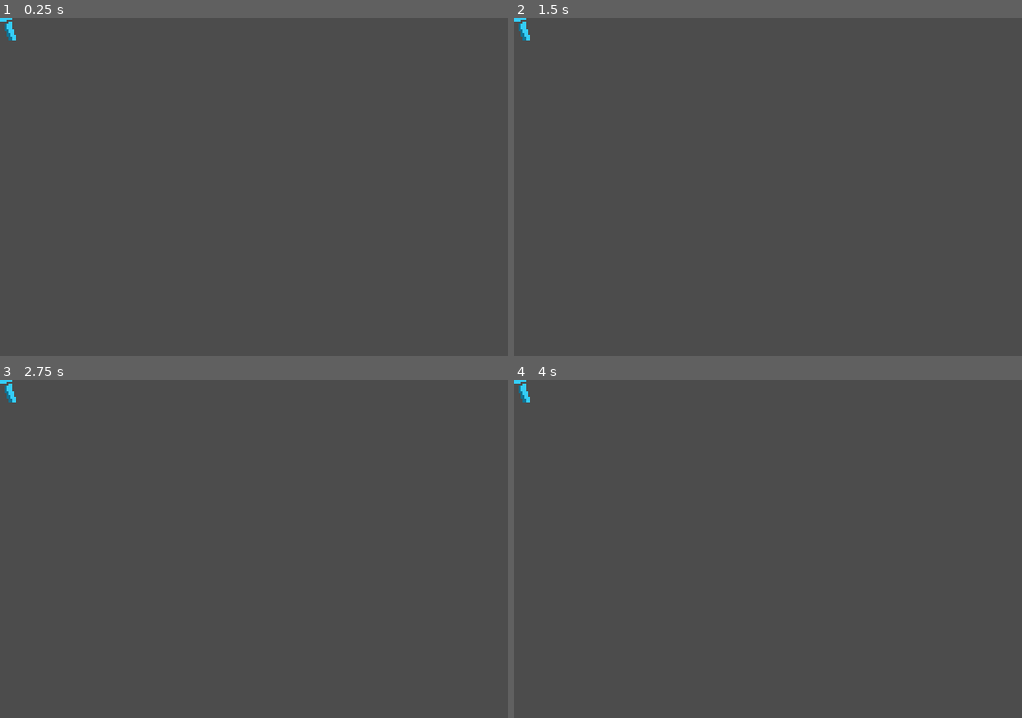
Above: before the commit, frames 1-4 (two rows, left to right).
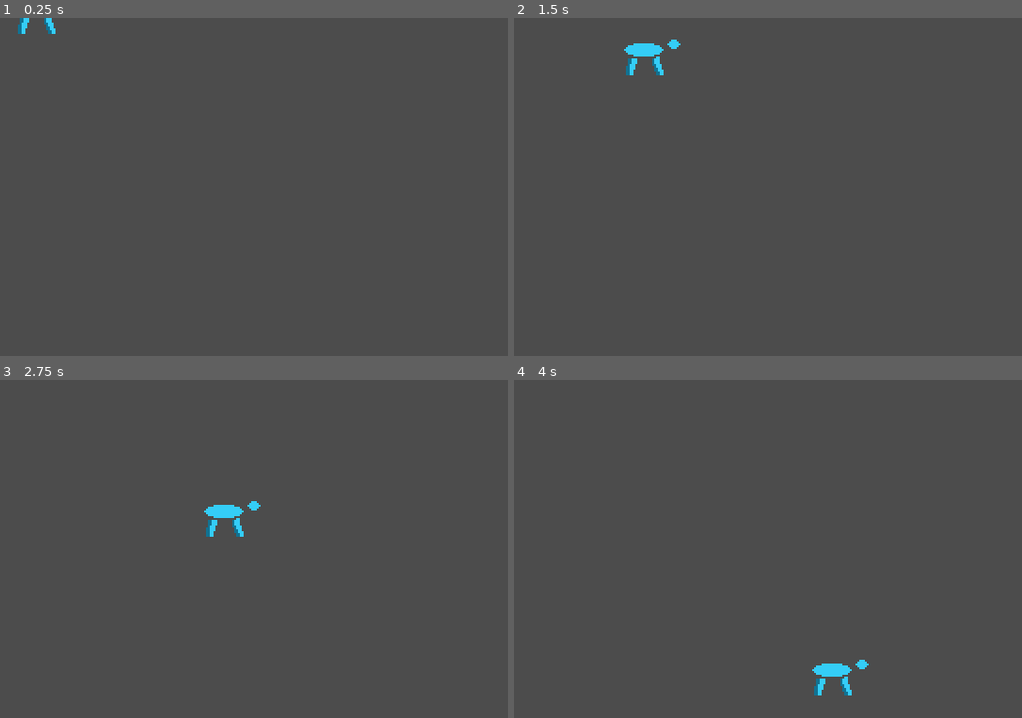
Above: after the commit, the same moments.

Repository: Frikar/Tao-game
Game: Godot game, scene res://src/Objects/Enemies/Enemy1/Enemy1.tscn
Two runs of this game, one before a commit and one after it. Both use one fixed random seed, a clock stepped at 60 frames per second and the inputs below. The project has no main scene, so this scene is started directly.
Inputs:
- Up to frame 1 (0.25 s): no input
- Up to frame 2 (1.5 s): hold Right (ui_right) from 0.53 s (still down); tap Up (ui_up) at 0.77 s
- Up to frame 3 (2.75 s): tap Up (ui_up) at 1.52 s; release Right (ui_right) at 2.03 s; hold Left (ui_left) from 2.03 s (still down)
- Up to frame 4 (4 s): release Left (ui_left) at 2.78 s; hold Right (ui_right) from 2.78 s (still down); tap Up (ui_up) at 3.02, 3.77 s

The runs differ from the first frame. In frame 1, 0.3% of the frame differs, in the area x 0-11%, y 0-7%; in frame 2, 0.6%, in the area x 0-33%, y 0-17%; in frame 3, 0.6%; in frame 4, 0.6%.

Commit message:
Salto del enemigo

Diff:
--- a/src/Objects/Enemies/Enemy1/Enemy1.gd
+++ b/src/Objects/Enemies/Enemy1/Enemy1.gd
@@ -2,6 +2,8 @@
 
 #lista de variables heredadas
 #hp, attackDamage, velocity, movimiento, direction
+
+export (int) var jump_speed
 
 #Ademas de los metodos ya establecidos,
 #se pueden usar flip() para voltear el sprite
@@ -12,14 +14,29 @@
 
 func _ready():
 	._ready()
-	$AnimationPlayer.play("idle")
+	#$AnimationPlayer.play("idle")
 
 func _physics_process(delta):
-	pass
+	._physics_process(delta)
+	.move()
+
+	_move(delta)
 
 #Movimiento
-func move():
-	pass
+func _move(delta):
+	movimiento.y += gravity * delta
+	if is_on_floor():
+		movimiento.y = 0
+
+	if test_move(Transform2D(0, Vector2(position.x + 12 * direction, position.y)), Vector2(direction, 0)) && test_move(Transform2D(0, Vector2(position.x + 12 * direction, position.y + 8)), Vector2(direction, 0)):
+		jump()
+
+	elif (!test_move(Transform2D(0, Vector2(position.x + 12 * direction, position.y)), Vector2(0, 1)) && test_move(Transform2D(0, Vector2(position.x + 40 * direction, position.y)), Vector2(0, 1))):
+		jump()
+
+func jump():
+	if is_on_floor():
+		movimiento.y = jump_speed
 
 #Ataque del enemigo
 func attack():
--- a/src/Objects/Enemies/Enemy1/Enemy1.tscn
+++ b/src/Objects/Enemies/Enemy1/Enemy1.tscn
@@ -5,7 +5,7 @@
 [ext_resource path="res://assets/Enemies/Enemy1/enemy_sheet.png" type="Texture" id=3]
 
 [sub_resource type="RectangleShape2D" id=1]
-extents = Vector2( 14.8117, 8.95197 )
+extents = Vector2( 9.96977, 7.97793 )
 
 [sub_resource type="Animation" id=2]
 resource_name = "idle"
@@ -26,17 +26,19 @@
 }
 
 [node name="Enemy1" instance=ExtResource( 1 )]
+position = Vector2( 11.4905, -4.04419 )
 script = ExtResource( 2 )
-velocity = 50
+velocity = 20
+gravity = 10
+jump_speed = -100
 
 [node name="Sprite" parent="." index="0"]
 texture = ExtResource( 3 )
 hframes = 12
-frame = 11
+frame = 7
 
 [node name="CollisionShape2D" parent="." index="1"]
-visible = false
-position = Vector2( 2.5, 3.125 )
+position = Vector2( -1.42547, 4.06824 )
 shape = SubResource( 1 )
 
 [node name="VisibilityNotifier2D" parent="." index="2"]
--- a/src/Objects/Enemies/EnemyBase/EnemyBase.gd
+++ b/src/Objects/Enemies/EnemyBase/EnemyBase.gd
@@ -3,11 +3,15 @@
 export(int) var hp
 export(int) var attackDamage
 export(int) var velocity
+export(int) var gravity
+export(bool) var flip
 
 var movimiento = Vector2()
 var direction
 
 func _ready():
+	$Sprite.flip_h = flip
+
 	#Valor inicial de la variable direction
 	if $Sprite.flip_h == false:
 		direction = 1
@@ -16,13 +20,12 @@
 		direction = -1
 
 func _physics_process(delta):
-	pass
+	#movimiento = movimiento.normalized()
+	move_and_slide(movimiento, Vector2(0, -1))
 
 #Mueve al jugador hacia la direccion que mire
 func move():
 	movimiento.x = velocity * direction
-
-	move_and_slide(movimiento)
 
 #voltea horizontalmente el sprite
 func flip():
